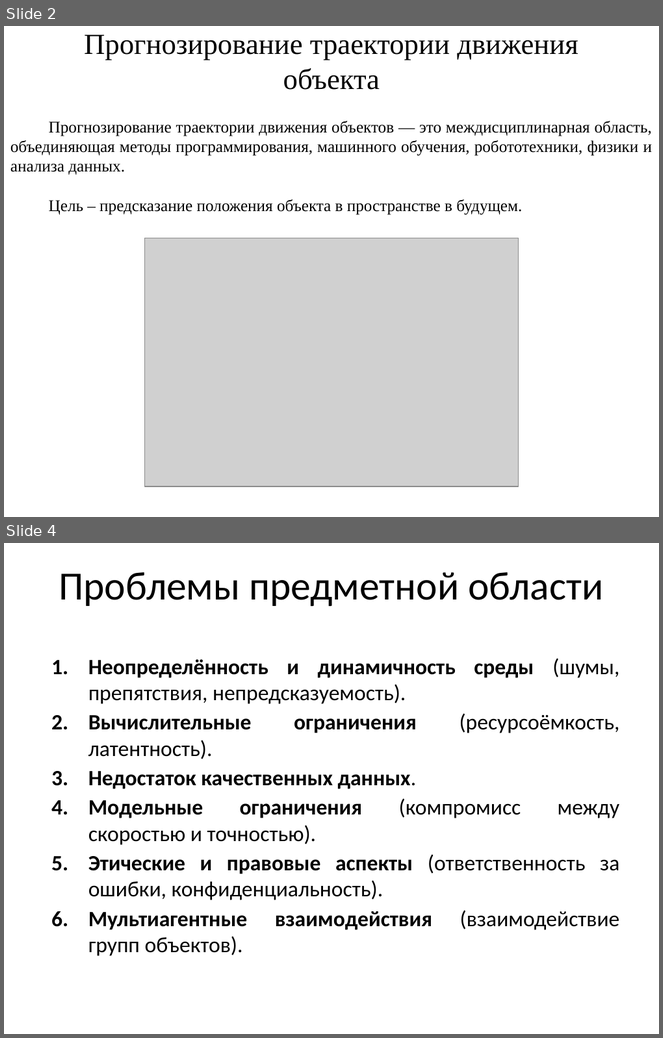
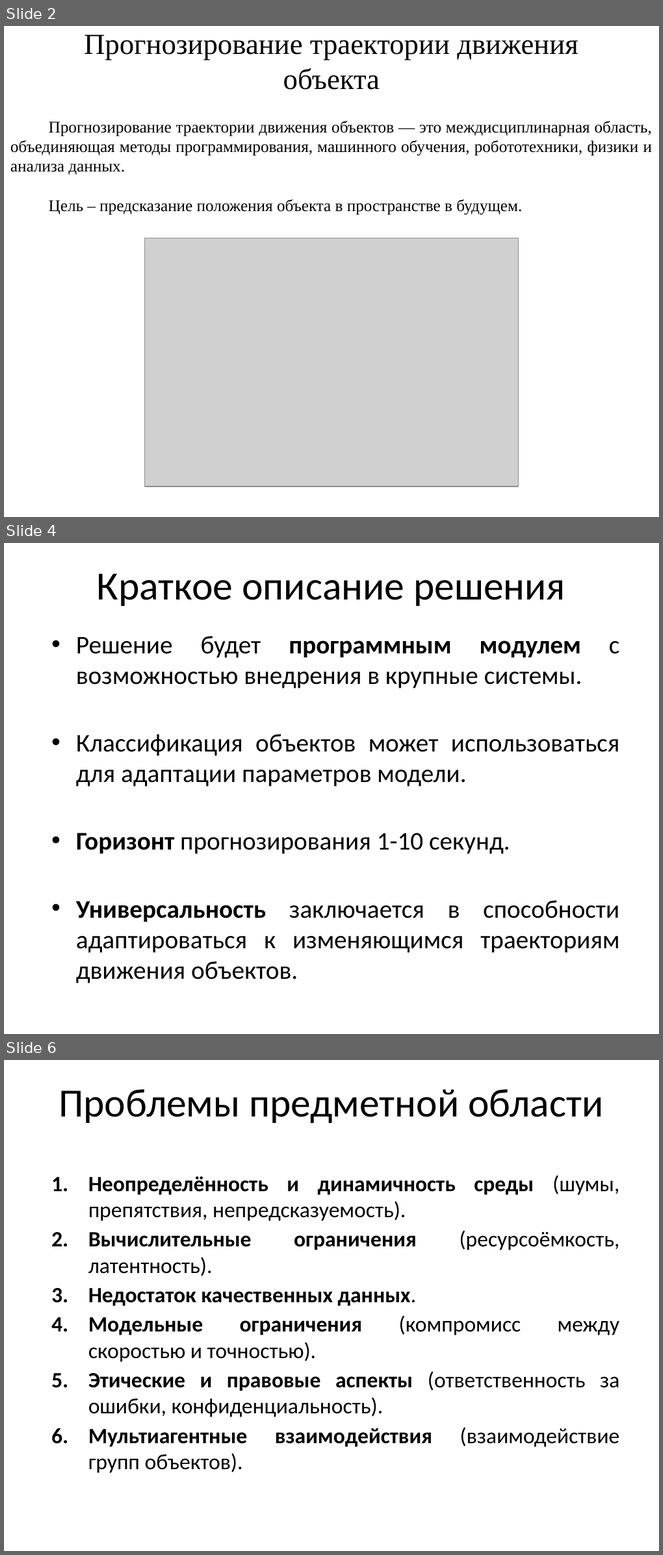
Before and after one commit to xypeXs/magistrLabs, a slide deck: Diploma/report/PIM24_Ananyev.pptx. Shown one above the other, each under a label of ours: slides 2 and 4 before the commit, slides 2, 4 and 6 after it; the slides between them are not shown. The pictures are 663x1038 and 663x1555 pixels, drawn with LibreOffice and Linux fonts; fonts in the diff are those of the drawing; grey boxes stand for pictures. Boxes give left, top, right and bottom in pixels: in the first picture for what was removed or moved away, otherwise in the second. Text is boxed around its words. In the diff, an @@ line names an element or a change of style, - is before the commit and + after.

```diff
--- a/Diploma/report/PIM24_Ananyev.pptx
+++ b/Diploma/report/PIM24_Ananyev.pptx
@@ slide 4 added at (x1=4, y1=543, x2=659, y2=1034), background #FFFFFF @@
@@ title added at (x1=97, y1=574, x2=566, y2=606), 44 pt, text #000000 @@
+Краткое описание решения
@@ text added at (x1=76, y1=636, x2=620, y2=984), 28 pt, text #000000 @@
+• Решение будет программным модулем с возможностью внедрения в крупные системы.
+• Классификация объектов может использоваться для адаптации параметров модели.
+• Горизонт прогнозирования 1-10 секунд.
+• Универсальность заключается в способности адаптироваться к изменяющимся траекториям движения объектов.
@@ what was slide 4 is now slide 6 @@
```
Also in this commit, not shown: 1 slide changed, 1 other slide added, 1 other file.
